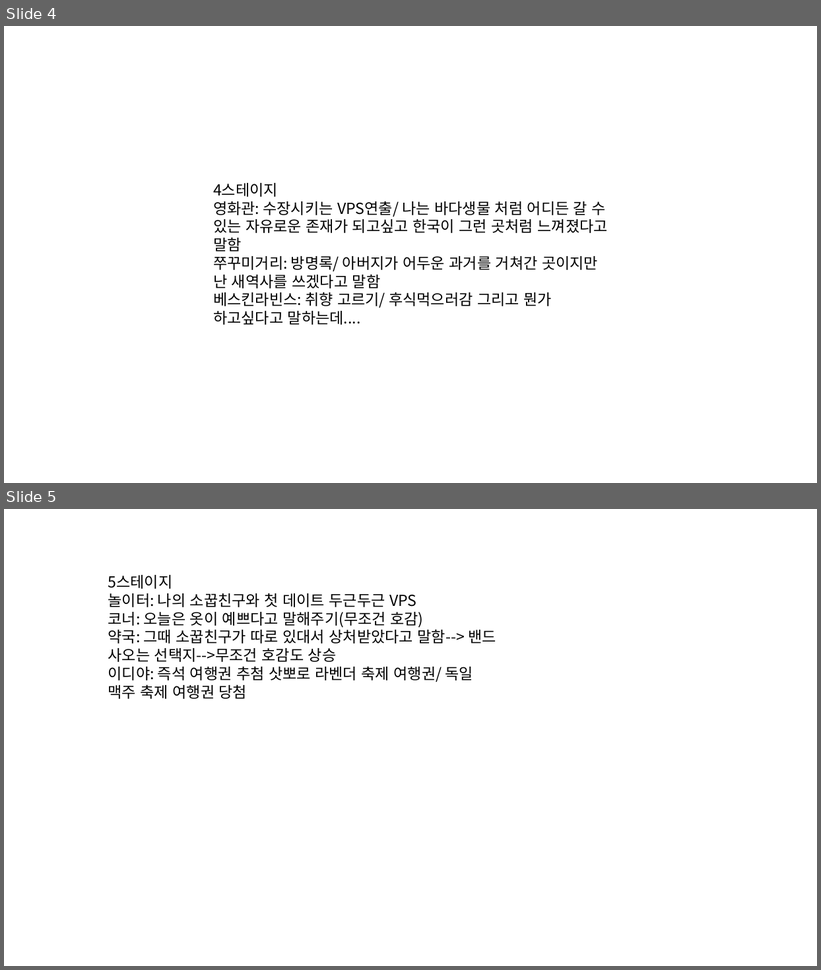
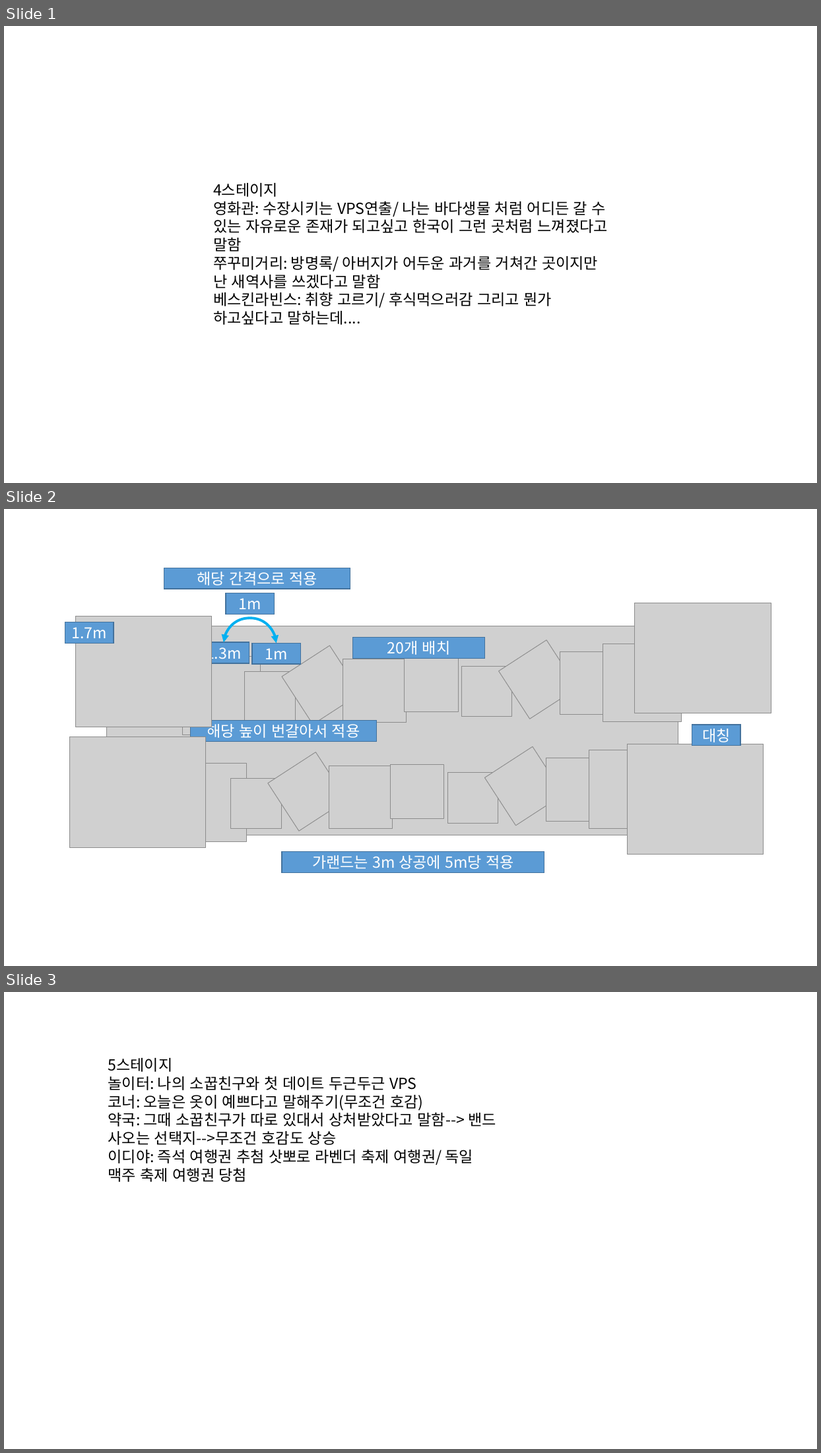
Before and after one commit to Kjaeseong/RocketTeamDocu, a slide deck: 05.기획팀 문서/김효진/스테이지3VPS.pptx. Shown one above the other, each under a label of ours: slides 4 and 5 before the commit, slides 1, 2 and 3 after it. The pictures are 821x970 and 821x1453 pixels, drawn with LibreOffice and Linux fonts; fonts in the diff are those of the drawing; grey boxes stand for pictures. Boxes give left, top, right and bottom in pixels: in the first picture for what was removed or moved away, otherwise in the second. Text is boxed around its words. In the diff, an @@ line names an element or a change of style, - is before the commit and + after.

```diff
--- a/05.기획팀 문서/김효진/스테이지3VPS.pptx
+++ b/05.기획팀 문서/김효진/스테이지3VPS.pptx
@@ slide 2 added at (4, 509, 817, 966), background #FFFFFF @@
@@ rectangle added at (164, 568, 350, 589), fill #5B9BD5, outline #43739E 1 pt, 18 pt, text #FFFFFF @@
+해당 간격으로 적용
@@ rectangle added at (226, 593, 274, 614), fill #5B9BD5, outline #43739E 1 pt, 18 pt, text #FFFFFF @@
+1m
@@ picture added at (636, 603, 772, 714) @@
@@ rectangle added at (65, 623, 113, 643), fill #5B9BD5, outline #43739E 1 pt, 18 pt, text #FFFFFF @@
+1.7m
@@ picture added at (75, 617, 211, 727) @@
@@ picture added at (106, 626, 678, 835) @@
@@ curved double arrow added from (224, 642) to (277, 643), #00B0F0 3 pt @@
@@ rectangle added at (199, 642, 250, 663), fill #5B9BD5, outline #43739E 1 pt, 18 pt, text #FFFFFF @@
+1.3m
@@ rectangle added at (252, 643, 300, 664), fill #5B9BD5, outline #43739E 1 pt, 18 pt, text #FFFFFF @@
+1m
@@ picture added at (282, 646, 362, 725) @@
@@ rectangle added at (353, 638, 484, 658), fill #5B9BD5, outline #43739E 1 pt, 18 pt, text #FFFFFF @@
+20개 배치
@@ picture added at (499, 640, 578, 720) @@
@@ picture added at (603, 644, 682, 722) @@
@@ picture added at (182, 657, 261, 735) @@
@@ picture added at (343, 659, 407, 722) @@
@@ picture added at (404, 658, 459, 713) @@
@@ picture added at (462, 666, 513, 717) @@
@@ picture added at (560, 652, 624, 715) @@
@@ picture added at (245, 672, 296, 722) @@
@@ rectangle added at (191, 721, 377, 741), fill #5B9BD5, outline #43739E 1 pt, 18 pt, text #FFFFFF @@
+해당 높이 번갈아서 적용
@@ rectangle added at (692, 725, 741, 746), fill #5B9BD5, outline #43739E 1 pt, 18 pt, text #FFFFFF @@
+대칭
@@ picture added at (69, 737, 205, 848) @@
@@ picture added at (628, 744, 764, 854) @@
@@ picture added at (168, 763, 247, 842) @@
@@ picture added at (268, 753, 347, 832) @@
@@ picture added at (329, 766, 393, 829) @@
@@ picture added at (390, 764, 444, 819) @@
@@ picture added at (484, 747, 564, 826) @@
@@ picture added at (547, 758, 610, 822) @@
@@ picture added at (589, 751, 668, 829) @@
@@ picture added at (231, 779, 282, 829) @@
@@ picture added at (448, 773, 499, 824) @@
@@ rectangle added at (282, 852, 545, 873), fill #5B9BD5, outline #43739E 1 pt, 18 pt, text #FFFFFF @@
+가랜드는 3m 상공에 5m당 적용
@@ what was slide 4 is now slide 1 @@
@@ what was slide 5 is now slide 3 @@
```
Also in this commit, not shown: 3 slides removed, 1 other file.
